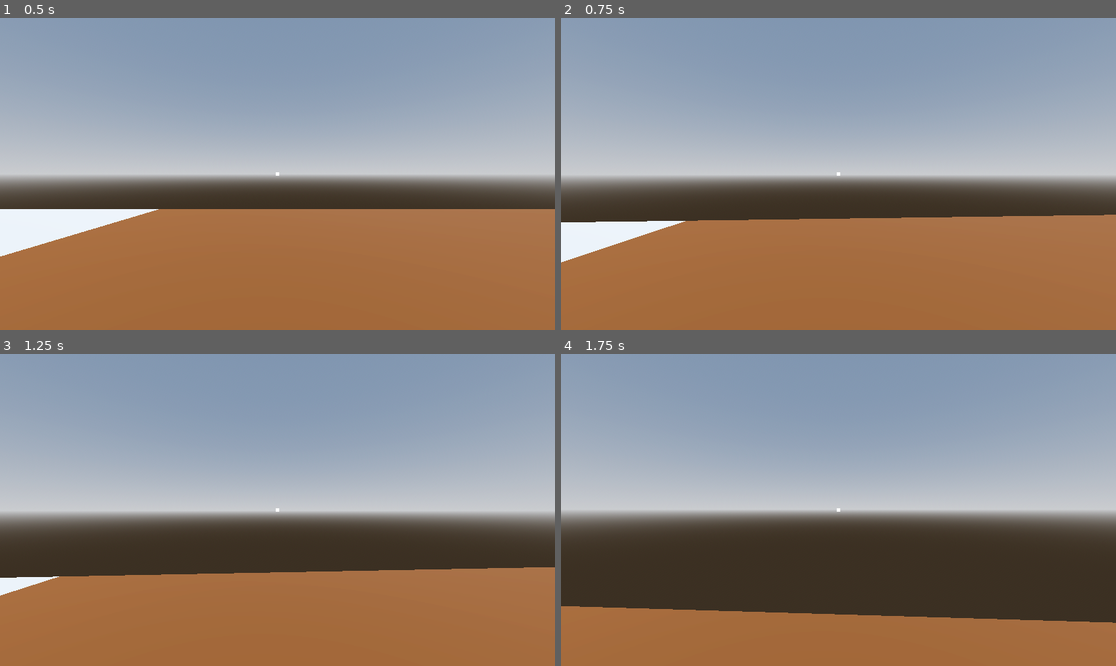
Above: before the commit, frames 1-4 (two rows, left to right).
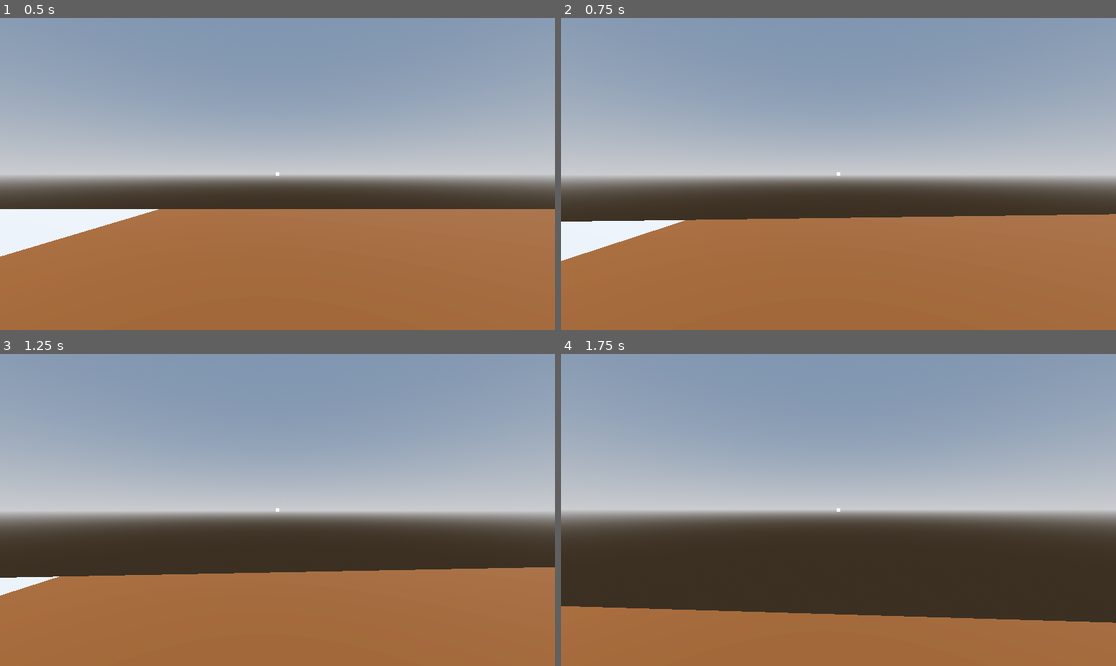
Above: after the commit, the same moments.

Repository: veradesrt/Sreamjam2025
Game: Godot game, scene res://scenes/maps/main.tscn
Two runs of this game, one before a commit and one after it. Both use one fixed random seed, a clock stepped at 60 frames per second and the inputs below.
Inputs (mouse positions are in pixels of both pictures, inside the frame that each line leads up to):
- Up to frame 1 (0.5 s): no input
- Up to frame 2 (0.75 s): tap Enter (enter) at 0.5 s; move the mouse to (866, 174) at 0.52 s; hold W (forward) from 0.53 s (still down); tap Space (jump, bound only after the commit) at 0.6 s
- Up to frame 3 (1.25 s): keep holding W (forward); tap Space (jump, bound only after the commit) at 0.77, 1.07 s
- Up to frame 4 (1.75 s): keep holding W (forward); move the mouse to (810, 510) at 1.27 s; tap Enter (enter) at 1.35 s; tap Space (jump, bound only after the commit) at 1.52, 1.55 s

Frame 1 is identical in both runs. In frame 2, 0.3% of the frame differs, in the area x 0-100%, y 62-79%; in frame 3, less than 0.1%; in frame 4, less than 0.1%.

Commit message:
fixed a bug where the mouse sensitivty didnt update

Diff:
--- a/project.godot
+++ b/project.godot
@@ -38,6 +38,7 @@
 enter={
 "deadzone": 0.2,
 "events": [Object(InputEventKey,"resource_local_to_scene":false,"resource_name":"","device":-1,"window_id":0,"alt_press …(195 unchanged characters)…
+, Object(InputEventKey,"resource_local_to_scene":false,"resource_name":"","device":-1,"window_id":0,"alt_pressed":false,"shift_pressed":false,"ctrl_pressed":false,"meta_pressed":false,"pressed":false,"keycode":0,"physical_keycode":69,"key_label":0,"unicode":101,"location":0,"echo":false,"script":null)
 ]
 }
 escape={
@@ -65,6 +66,11 @@
 "events": [Object(InputEventKey,"resource_local_to_scene":false,"resource_name":"","device":-1,"window_id":0,"alt_press …(192 unchanged characters)…
 ]
 }
+jump={
+"deadzone": 0.2,
+"events": [Object(InputEventKey,"resource_local_to_scene":false,"resource_name":"","device":-1,"window_id":0,"alt_pressed":false,"shift_pressed":false,"ctrl_pressed":false,"meta_pressed":false,"pressed":false,"keycode":0,"physical_keycode":32,"key_label":0,"unicode":32,"location":0,"echo":false,"script":null)
+]
+}
 
 [layer_names]
 
--- a/scenes/player/player.gd
+++ b/scenes/player/player.gd
@@ -28,11 +28,14 @@
 	## on startup set the mouse mode to captured so the player can look around
 	change_mouse_mode(Input.MOUSE_MODE_CAPTURED)
 	mouse_sens = PlayerData.get_mouse_sensitivity()
-	PlayerData.mouse_sens_changed.connect(change_mouse_mode)
+	PlayerData.mouse_sens_changed.connect(change_mouse_sens)
 
 ## function used to change the mouse mode from a single place
 func change_mouse_mode(new_mode):
 	Input.mouse_mode = new_mode
+
+func change_mouse_sens(new_sens:float)->void:
+	mouse_sens = new_sens
 
 func open_exit_menu():
 	pass
@@ -50,7 +53,7 @@
 		velocity += get_gravity() * delta
 
 	# Handle jump.
-	if Input.is_action_just_pressed("ui_accept") and is_on_floor():
+	if Input.is_action_just_pressed("jump") and is_on_floor():
 		velocity.y = JUMP_VELOCITY
 
 	var input_dir := Input.get_vector("left", "right", "forward", "backward")
--- a/scenes/player/player.tscn
+++ b/scenes/player/player.tscn
@@ -1,10 +1,9 @@
-[gd_scene load_steps=8 format=3 uid="uid://bidwu6pvfcasl"]
+[gd_scene load_steps=9 format=3 uid="uid://bidwu6pvfcasl"]
 
 [ext_resource type="Script" uid="uid://c5os2fgtf1upq" path="res://scenes/player/player.gd" id="1_8afob"]
 [ext_resource type="PackedScene" uid="uid://d0aj0u6tpefpb" path="res://scenes/interactable/interact_detector._scenetscn.tscn" id="2_dovo2"]
 [ext_resource type="Script" uid="uid://ya240urtqqhp" path="res://scripts/dialogue/dialogue/DialogueNode.gd" id="3_gmlin"]
 [ext_resource type="Script" uid="uid://cg2wippfghjib" path="res://scenes/player/main_menu.gd" id="3_lvxji"]
-[ext_resource type="Script" path="res://scenes/player/main_menu.gd" id="3_lvxji"]
 [ext_resource type="PackedScene" uid="uid://cdulne3g8vx5r" path="res://scenes/crosshair/CrosshairNode.tscn" id="3_p47bc"]
 
 [sub_resource type="CapsuleShape3D" id="CapsuleShape3D_dovo2"]
--- a/scripts/player_singleton/player_data.gd
+++ b/scripts/player_singleton/player_data.gd
@@ -14,7 +14,7 @@
 
 func set_mouse_sensitivity(new_value:float)->void:
 	mouse_sensitivity = new_value
-	mouse_sens_changed.emit()
+	mouse_sens_changed.emit(mouse_sensitivity)
 
 func get_mouse_sensitivity()->float:
 	return mouse_sensitivity
